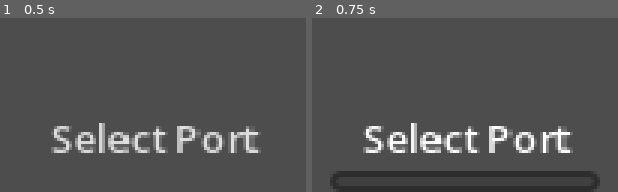
Above: before the commit, frames 1-2 (left to right).
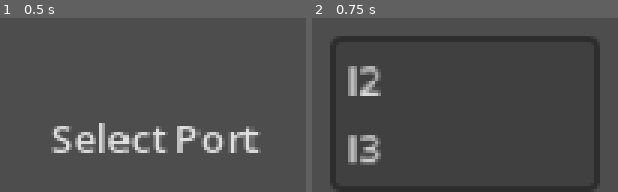
Above: after the commit, the same moments.

Repository: MrMothman/scoreSpace
Game: Godot game, scene res://scenes/PortSelect/PortSelect.tscn
Two runs of this game, one before a commit and one after it. Both use one fixed random seed, a clock stepped at 60 frames per second and the inputs below. This scene is started directly instead of the project's main scene.
Inputs:
- Up to frame 1 (0.5 s): no input
- Up to frame 2 (0.75 s): click "Select Port" at 0.5 s

Frame 1 is identical in both runs. In frame 2, 14% of the frame differs, in the area x 5-95%, y 10-92%.
Error before the commit: Parse Error: Could not resolve super class inheritance from "MapGraph". (res://scripts/Map/PortSelect.gd:1)

Commit message:
fixed ports menu + train car tileset

Diff:
--- a/gameJam/scenes/Train_v_1.tscn
+++ /dev/null
@@ -1,103 +0,0 @@
-[gd_scene load_steps=7 format=3 uid="uid://ct5tmoaw5jvmy"]
-
-[sub_resource type="SegmentShape2D" id="SegmentShape2D_sy38u"]
-a = Vector2(-231, -16)
-b = Vector2(601, -16)
-
-[sub_resource type="SegmentShape2D" id="SegmentShape2D_2b6eo"]
-a = Vector2(-230, -40)
-b = Vector2(602, -40)
-
-[sub_resource type="SegmentShape2D" id="SegmentShape2D_65vlb"]
-a = Vector2(97, -8)
-b = Vector2(225, -8)
-
-[sub_resource type="SegmentShape2D" id="SegmentShape2D_ho6oh"]
-a = Vector2(-235, -8)
-b = Vector2(-107, -8)
-
-[sub_resource type="SegmentShape2D" id="SegmentShape2D_awjsk"]
-b = Vector2(64, 0)
-
-[sub_resource type="SegmentShape2D" id="SegmentShape2D_jdcol"]
-b = Vector2(64, 0)
-
-[node name="Train_v1" type="Node2D"]
-
-[node name="Traincar_1" type="Area2D" parent="."]
-position = Vector2(295, 48)
-
-[node name="CollisionShapeTop" type="CollisionShape2D" parent="Traincar_1"]
-position = Vector2(0, 32)
-shape = SubResource("SegmentShape2D_sy38u")
-
-[node name="CollisionShapeBottom" type="CollisionShape2D" parent="Traincar_1"]
-position = Vector2(-1, 440)
-shape = SubResource("SegmentShape2D_2b6eo")
-
-[node name="CollisionShapeLeftTop" type="CollisionShape2D" parent="Traincar_1"]
-position = Vector2(-239, 175)
-rotation = 1.5708
-shape = SubResource("SegmentShape2D_65vlb")
-
-[node name="CollisionShapeLeftBottom" type="CollisionShape2D" parent="Traincar_1"]
-position = Vector2(-239, 251)
-rotation = 1.5708
-shape = SubResource("SegmentShape2D_ho6oh")
-
-[node name="CollisionShapeRightTop" type="CollisionShape2D" parent="Traincar_1"]
-position = Vector2(593, 175)
-rotation = 1.5708
-shape = SubResource("SegmentShape2D_65vlb")
-
-[node name="CollisionShapeRightBottom" type="CollisionShape2D" parent="Traincar_1"]
-position = Vector2(593, 251)
-rotation = 1.5708
-shape = SubResource("SegmentShape2D_ho6oh")
-
-[node name="CollisionShapeHallTop" type="CollisionShape2D" parent="Traincar_1"]
-position = Vector2(601, 144)
-shape = SubResource("SegmentShape2D_awjsk")
-
-[node name="CollisionShapeHallTop2" type="CollisionShape2D" parent="Traincar_1"]
-position = Vector2(601, 272)
-shape = SubResource("SegmentShape2D_jdcol")
-
-[node name="Traincar_2" type="Area2D" parent="."]
-position = Vector2(1191, 48)
-
-[node name="CollisionShapeTop" type="CollisionShape2D" parent="Traincar_2"]
-position = Vector2(0, 32)
-shape = SubResource("SegmentShape2D_sy38u")
-
-[node name="CollisionShapeBottom" type="CollisionShape2D" parent="Traincar_2"]
-position = Vector2(-1, 440)
-shape = SubResource("SegmentShape2D_2b6eo")
-
-[node name="CollisionShapeLeftTop" type="CollisionShape2D" parent="Traincar_2"]
-position = Vector2(-239, 175)
-rotation = 1.5708
-shape = SubResource("SegmentShape2D_65vlb")
-
-[node name="CollisionShapeLeftBottom" type="CollisionShape2D" parent="Traincar_2"]
-position = Vector2(-239, 251)
-rotation = 1.5708
-shape = SubResource("SegmentShape2D_ho6oh")
-
-[node name="CollisionShapeRightTop" type="CollisionShape2D" parent="Traincar_2"]
-position = Vector2(593, 175)
-rotation = 1.5708
-shape = SubResource("SegmentShape2D_65vlb")
-
-[node name="CollisionShapeRightBottom" type="CollisionShape2D" parent="Traincar_2"]
-position = Vector2(593, 251)
-rotation = 1.5708
-shape = SubResource("SegmentShape2D_ho6oh")
-
-[node name="CollisionShapeHallTop" type="CollisionShape2D" parent="Traincar_2"]
-position = Vector2(601, 144)
-shape = SubResource("SegmentShape2D_awjsk")
-
-[node name="CollisionShapeHallTop2" type="CollisionShape2D" parent="Traincar_2"]
-position = Vector2(601, 272)
-shape = SubResource("SegmentShape2D_jdcol")
--- a/gameJam/scripts/Map/MapGraph.gd
+++ b/gameJam/scripts/Map/MapGraph.gd
@@ -1,6 +1,5 @@
 extends Node
 class_name MapGraph
-#notes
 
 enum types {MAINLAND,b,c,d}
 
@@ -16,7 +15,8 @@
 	Ports.new("I9", types.c, Vector2(1,1)): [10],
 	Ports.new("I10", types.d, Vector2(1,1)): [0,11],
 	Ports.new("I11", types.c, Vector2(1,1)): [9,11],
-	Ports.new("I12", types.b, Vector2(1,1)): [0],
+	Ports.new("I12", types.b, Vector2(1,1)): [0]
+}
 
 
 func _ready():
--- a/gameJam/scripts/Map/PortSelect.gd
+++ b/gameJam/scripts/Map/PortSelect.gd
@@ -1,13 +1,31 @@
 extends MapGraph
-#notes
+
+var port_num = 0
+
+var next_ports = map.values()[port_num]
 
 func _ready():
-	$PortSelect.get_popup().add_item(map.keys()[1].port_name)
+	for p in next_ports:
+		$PortSelect.get_popup().add_item(map.keys()[p].port_name)
 
 	$PortSelect.get_popup().id_pressed.connect(_on_item_pressed)
 
 
 func _on_item_pressed(id):
-	var port_name = $PortSelect.get_popup().get_item_text(id)
-	print(port_name)
-	# func set_dest(port_name)
+		#var next_port = $PortSelect.get_popup().get_item_text(id)
+	#print(id)
+	#print(next_port)
+	var ports = next_ports.size()
+	port_num = next_ports[id]
+
+	next_ports = map.values()[port_num]
+
+	for i in range(ports):
+		$PortSelect.get_popup().remove_item(0)
+
+	for p in next_ports:
+		$PortSelect.get_popup().add_item(map.keys()[p].port_name)
+
+	############################
+	# func set_dest(port_name) #
+	############################
